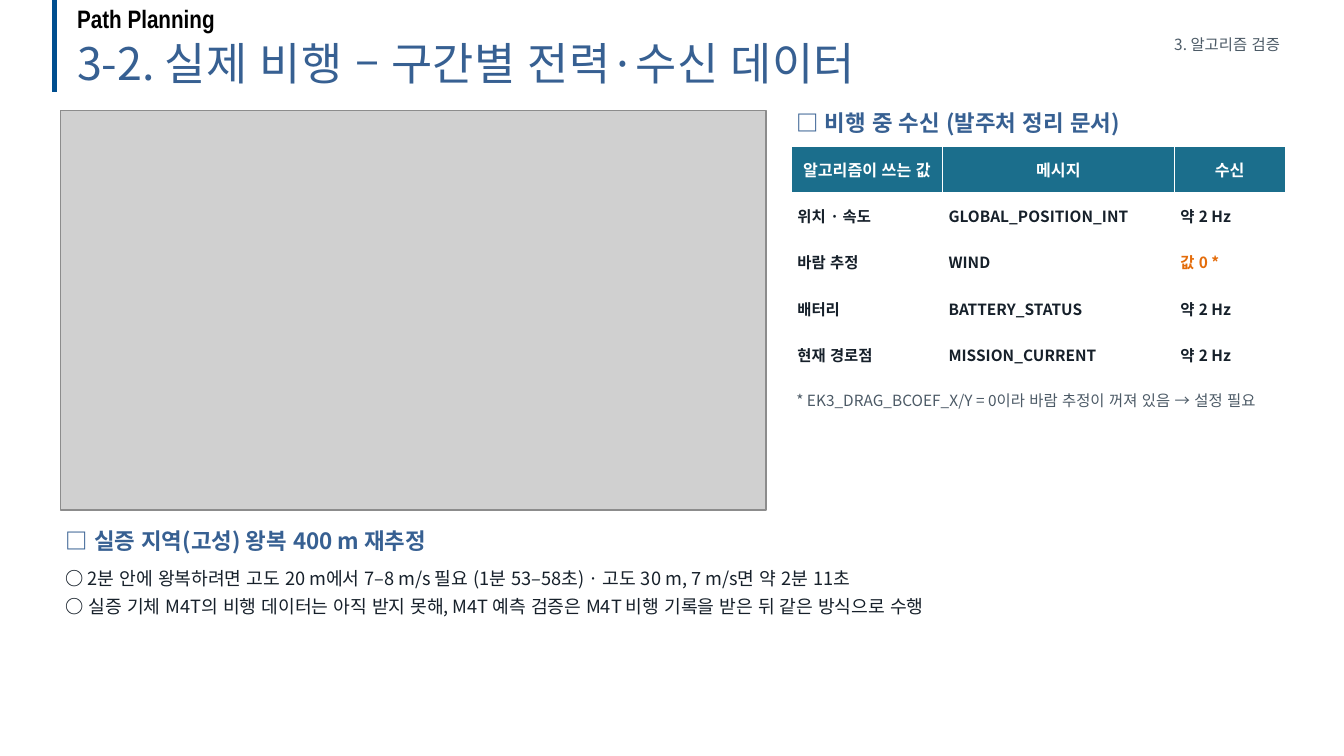
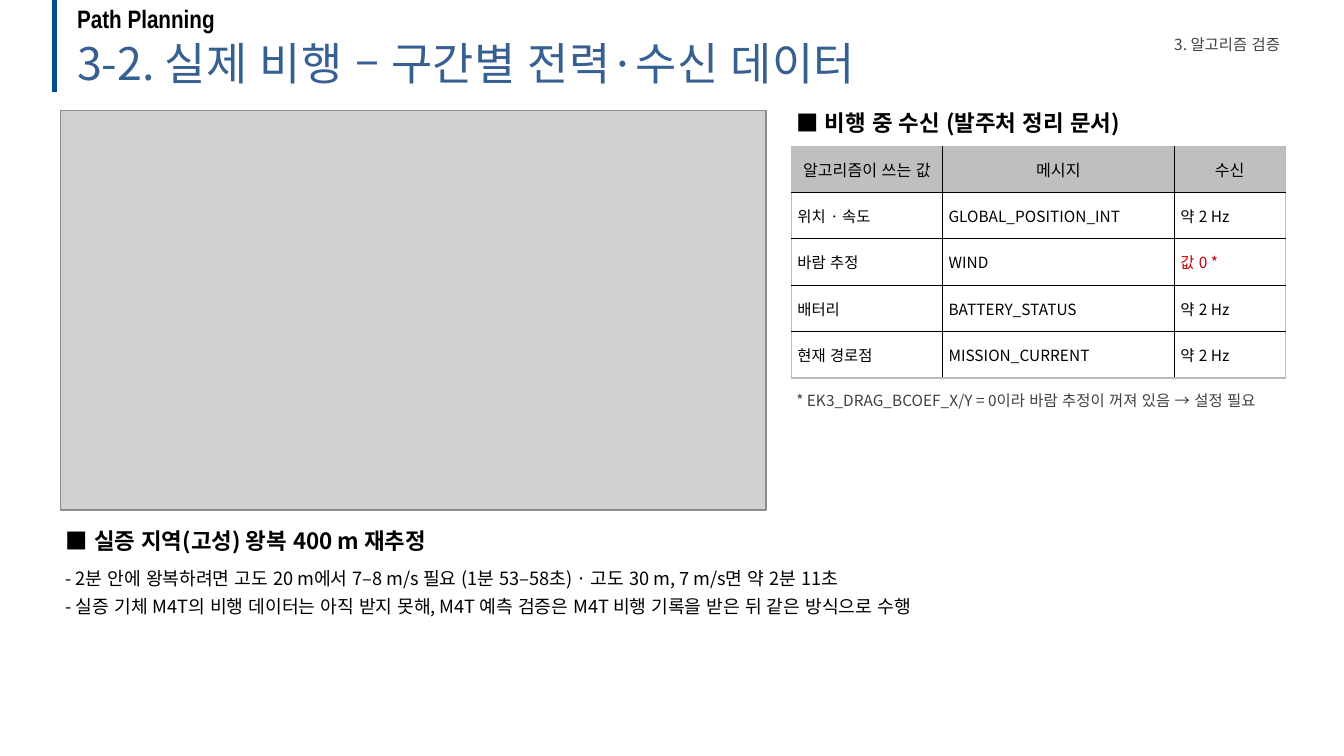
Before and after one commit to dnfl5345/Drone_path_opt, a slide deck: slide 16 of docs/drone_soc_business_talk.pptx. Drawn at 1344x756 pixels with LibreOffice and Linux fonts; fonts in the diff are those of the drawing; grey boxes stand for pictures; background and template pictures are left out. Boxes give left, top, right and bottom in pixels: in the first picture for what was removed or moved away, otherwise in the second. Text is boxed around its words. In the diff, an @@ line names an element or a change of style, - is before the commit and + after.

```diff
--- a/docs/drone_soc_business_talk.pptx
+++ b/docs/drone_soc_business_talk.pptx
@@ text "3. 알고리즘 검증" at (x1=1174, y1=37, x2=1280, y2=51): text colour #4C5A66 to #404040 @@
@@ text at (x1=825, y1=112, x2=1120, y2=136): text changed; text colour #376092 to #000000 @@
-□ 비행 중 수신 (발주처 정리 문서)
+■ 비행 중 수신 (발주처 정리 문서)
@@ table at (x1=791, y1=146, x2=1286, y2=378) @@
@@ fill #1B6E8C to #BFBFBF in row 1 @@
@@ text colour #FFFFFF to #000000 in "알고리즘이 쓰는 값", "메시지", "수신" @@
@@ bold off @@
@@ text colour #16202A to #000000 in "위치 · 속도", "GLOBAL_POSITION_INT", "약 2 Hz", "바람 추정" and 7 more places @@
@@ text colour #E46C0A to #C00000 in "값 0 *" @@
@@ borders changed @@
@@ text "* EK3_DRAG_BCOEF_X/Y = 0이라 바람 ..." at (x1=807, y1=393, x2=1255, y2=409): text colour #4C5A66 to #404040 @@
@@ text at (x1=94, y1=530, x2=426, y2=554): text changed; text colour #376092 to #000000 @@
-□ 실증 지역(고성) 왕복 400 m 재추정
+■ 실증 지역(고성) 왕복 400 m 재추정
@@ text at (x1=76, y1=570, x2=910, y2=617): text changed; text colour #16202A to #000000 @@
-○ 2분 안에 왕복하려면 고도 20 m에서 7–8 m/s 필요 (1분 53–58초) · 고도 30 m, 7 m/s면 약 2분 11초
-○ 실증 기체 M4T의 비행 데이터는 아직 받지 못해, M4T 예측 검증은 M4T 비행 기록을 받은 뒤 같은 방식으로 수행
+- 2분 안에 왕복하려면 고도 20 m에서 7–8 m/s 필요 (1분 53–58초) · 고도 30 m, 7 m/s면 약 2분 11초
+- 실증 기체 M4T의 비행 데이터는 아직 받지 못해, M4T 예측 검증은 M4T 비행 기록을 받은 뒤 같은 방식으로 수행
```
Also in this commit, not shown: 21 other slides changed, 10 other files.
